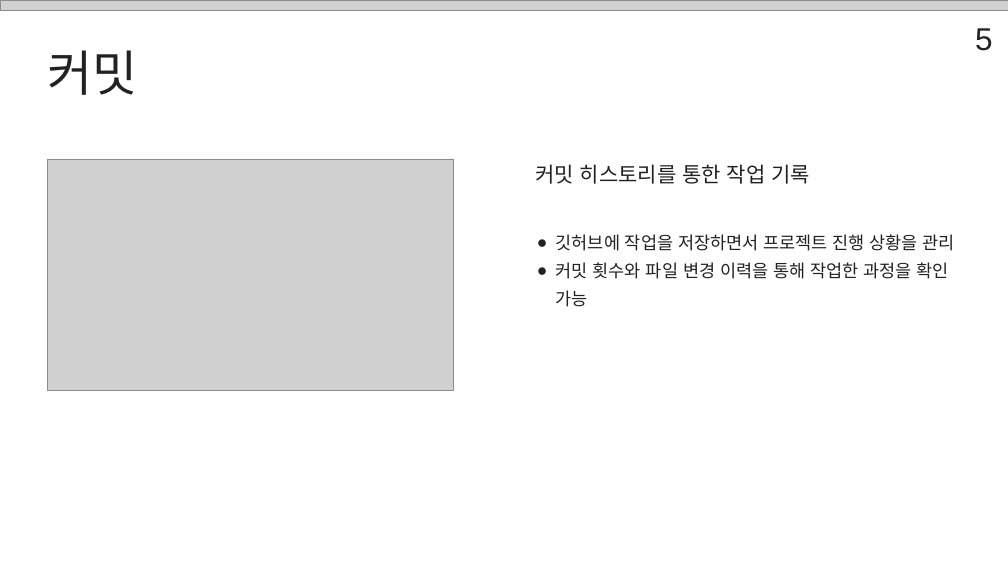
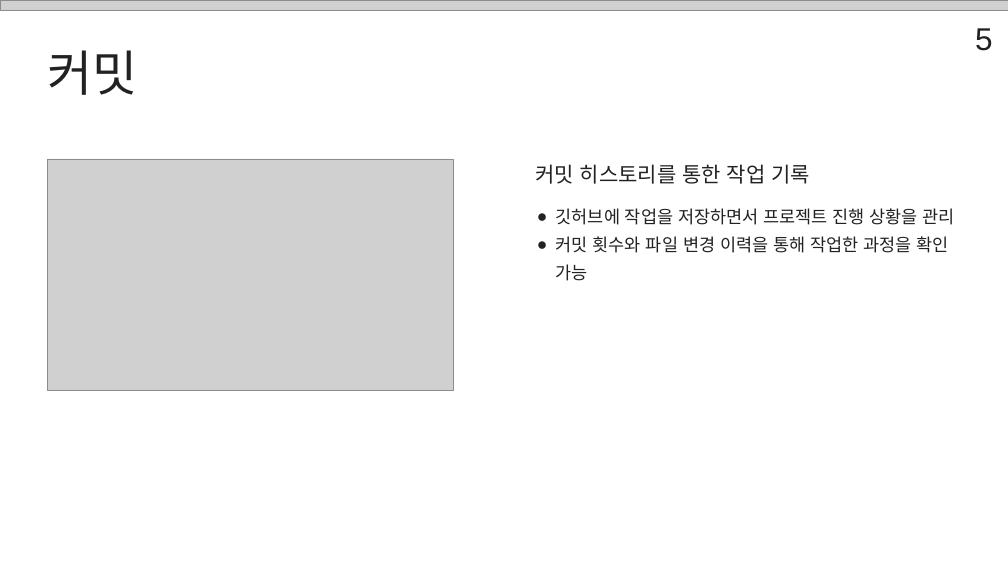
Before and after one commit to lgw323/2021663046syspro, a slide deck: slide 5 of PPT/한 학기 과제 정리.pptx. Drawn at 1008x567 pixels with LibreOffice and Linux fonts; fonts in the diff are those of the drawing; grey boxes stand for pictures; background and template pictures are left out. Boxes give left, top, right and bottom in pixels: in the first picture for what was removed or moved away, otherwise in the second. Text is boxed around its words. In the diff, an @@ line names an element or a change of style, - is before the commit and + after.

```diff
--- a/PPT/한 학기 과제 정리.pptx
+++ b/PPT/한 학기 과제 정리.pptx
@@ text "깃허브에 작업을 저장하면서 프로젝트 진행 ...": place and size @@
-text "깃허브에 작업을 저장하면서 프로젝트 진행 ..." at <box>556,234,955,307</box>
+text "깃허브에 작업을 저장하면서 프로젝트 진행 ..." at <box>556,208,955,281</box>
```
Also in this commit, not shown: 2 other slides changed, 3 other files.
